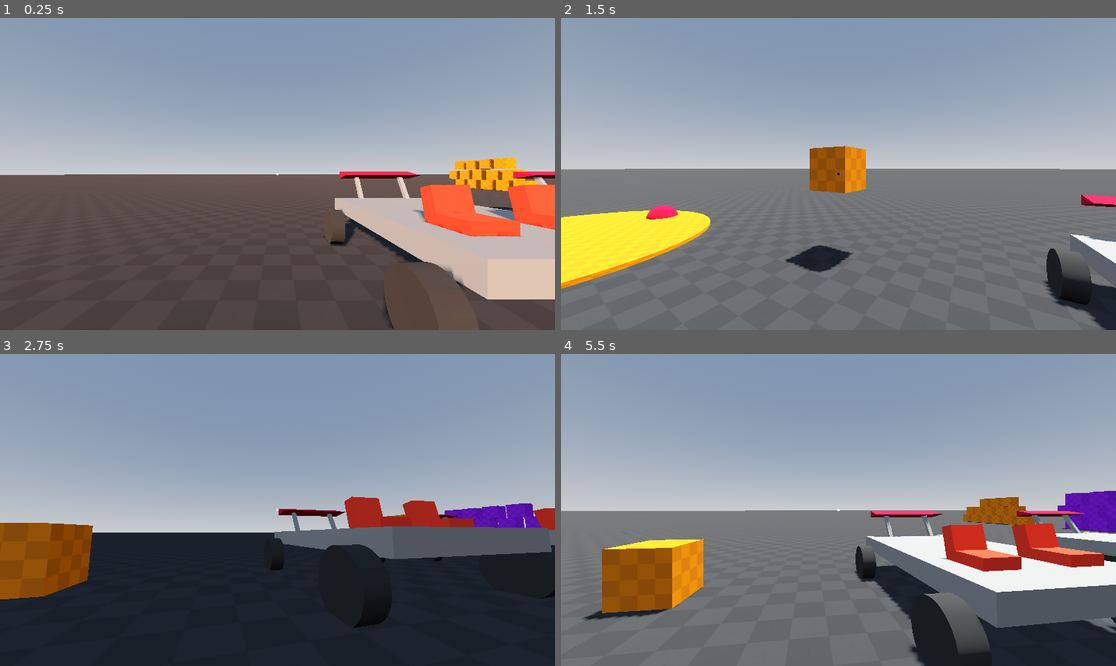
Above: before the commit, frames 1-4 (two rows, left to right).
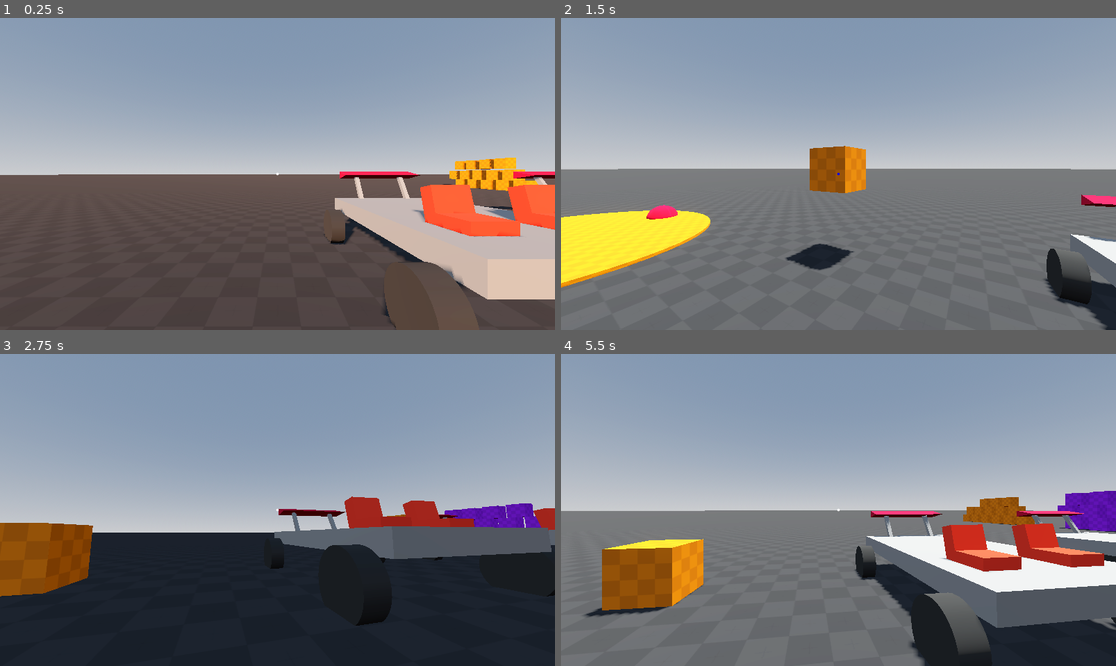
Above: after the commit, the same moments.

Repository: robb83/godot-multiplayer-sandbox-3d
Game: Godot game, scene res://scenes/levels/map_001.tscn
Same seed, same stepped clock (60 frames per second), same inputs: the game is played once before the commit and once after it. This scene is started directly instead of the project's main scene. Sound files missing from this copy of the repository are replaced by a short silence.
Inputs (mouse positions are in pixels of both pictures, inside the frame that each line leads up to):
- Up to frame 1 (0.25 s): no input
- Up to frame 2 (1.5 s): move the mouse to (866, 174) at 0.52 s; hold P (admin_time_speedup) from 0.53 s (still down); click (866, 174) at 0.6 s; tap Space (move_jump) at 0.77 s; move the mouse to (810, 174) at 1.27 s; right-click (810, 174) at 1.35 s
- Up to frame 3 (2.75 s): keep holding P (admin_time_speedup); tap Space (move_jump) at 1.52 s; move the mouse to (288, 503) at 2.02 s; hold Ctrl (move_crouch) from 2.03 s (still down)
- Up to frame 4 (5.5 s): keep holding P (admin_time_speedup); tap Enter at 2.75 s; move the mouse to (832, 516) at 2.77 s; release Ctrl (move_crouch) at 2.78 s; tap Shift (move_run) at 2.85 s; tap Space (move_jump) at 3.02, 3.77, 4.25, 4.52 s; move the mouse to (877, 513) at 3.52 s; tap F (vehicle_hazard) at 3.6 s; move the mouse to (794, 506) at 4.27 s; tap K (vehicle_highbeam) at 4.35 s; move the mouse to (844, 510) at 5.02 s; hold H (vehicle_horn) from 5.03 s (still down)

The runs differ from the first frame. In frame 1, less than 0.1% of the frame differs, in the area x 10-93%, y 50-100%; in frame 2, 0.5%; in frame 3, 0.2%; in frame 4, 0.7%, in the area x 3-100%, y 50-100%.

Commit message:
feat: ladder generator, surface tool helper

Diff:
--- a/objects/player.gd
+++ b/objects/player.gd
@@ -72,7 +72,7 @@
 		ray_cast_forward.visible = true
 		ray_cast_forward.enabled = true
 
-func _process(delta):
+func _process(_delta):
 	if is_multiplayer_authority():
 		if crouching and not player_input.crouching:
 			crouching = ray_cast_up.get_collider() != null
@@ -96,12 +96,14 @@
 
 		if vehicle_object:
 			crouching = true
-			position = position.move_toward(vehicle_object.to_global(vehicle_seat_transform.origin), 50 * delta)
+			var target_position = vehicle_object.to_global(vehicle_seat_transform.origin)
+			position = target_position
 			rotation.y = player_input.orientation.y + vehicle_object.rotation.y
 	else:
 		if vehicle_object:
 			crouching = true
-			position = position.move_toward(vehicle_object.to_global(vehicle_seat_transform.origin), 50 * delta)
+			var target_position = vehicle_object.to_global(vehicle_seat_transform.origin)
+			position = target_position
 			#TODO: need to rotate relative to vehicle?
 
 func _physics_process(delta):
--- a/objects/vehicle_car.gd
+++ b/objects/vehicle_car.gd
@@ -40,7 +40,7 @@
 @export var steering_scale = 0.5
 @export var gear_ratios := [-1.5, 0, 1.5, 1.75, 2.3, 2.7, 3.1]
 @export var shift_time := 0.2
-@export var engine_torque := 1500.0
+@export var engine_torque := 2000.0
 @export var handbrake_force := 75.0
 @export var brake_force := 50.0
 @export var engine_max_rpm := 7000.0
--- a/scenes/levels/map_001.tscn
+++ b/scenes/levels/map_001.tscn
@@ -8,6 +8,7 @@
 [ext_resource type="PackedScene" uid="uid://cj74uk6yjvcay" path="res://objects/static_garage.tscn" id="5_u1jbu"]
 [ext_resource type="PackedScene" uid="uid://b084jjum1hopk" path="res://objects/pickable_02.tscn" id="6_euqmx"]
 [ext_resource type="PackedScene" uid="uid://cod7e0gfcx0k5" path="res://objects/platform_tunnel.tscn" id="6_kkhy5"]
+[ext_resource type="Script" uid="uid://dg2j7sehqvg3l" path="res://scripts/platform_ladder.gd" id="7_fnru0"]
 [ext_resource type="PackedScene" uid="uid://crclfbh4hxcc5" path="res://objects/vehicle_car.tscn" id="9_rjccc"]
 [ext_resource type="PackedScene" uid="uid://bm5nwxv6k38v2" path="res://objects/pickable_03.tscn" id="9_y8wi5"]
 [ext_resource type="PackedScene" uid="uid://di8boooqu3i71" path="res://objects/pickable_04.tscn" id="10_fau81"]
@@ -45,6 +46,9 @@
 uv1_world_triplanar = true
 texture_filter = 5
 
+[sub_resource type="StandardMaterial3D" id="StandardMaterial3D_fnru0"]
+albedo_color = Color(1, 0.3647059, 0.29411766, 1)
+
 [node name="Map001" type="Node3D" unique_id=114530484]
 script = ExtResource("1_p83bx")
 
@@ -68,7 +72,7 @@
 [node name="StaticObjects" type="Node3D" parent="." unique_id=1871595820]
 
 [node name="WorldBoundary" type="StaticBody3D" parent="StaticObjects" unique_id=1280201624]
-transform = Transform3D(1, 0, 0, 0, 1, 0, 0, 0, 1, 0, -0.5, 0)
+transform = Transform3D(1, 0, 0, 0, 1, 0, 0, 0, 1, 0, -0.1, 0)
 
 [node name="CollisionShape3D" type="CollisionShape3D" parent="StaticObjects/WorldBoundary" unique_id=1628603585]
 shape = SubResource("WorldBoundaryShape3D_fau81")
@@ -79,7 +83,7 @@
 shape = SubResource("BoxShape3D_p83bx")
 
 [node name="MeshInstance3D" type="MeshInstance3D" parent="StaticObjects/Floor" unique_id=168930226]
-transform = Transform3D(1, 0, 0, 0, 1, 0, 0, 0, 1, 0.060582638, -0.01902628, 0.20469809)
+transform = Transform3D(1, 0, 0, 0, 1, 0, 0, 0, 1, -0.04177046, 0.022931576, 0.19079733)
 mesh = SubResource("BoxMesh_uftd1")
 surface_material_override/0 = SubResource("StandardMaterial3D_m58ms")
 
@@ -95,6 +99,16 @@
 [node name="PlatformTunnel" parent="StaticObjects" unique_id=469594147 instance=ExtResource("6_kkhy5")]
 transform = Transform3D(-4.371139e-08, 0, -1, 0, 1, 0, 1, 0, -4.371139e-08, 17, 0, 7)
 
+[node name="PlatformLadder" type="Node3D" parent="StaticObjects" unique_id=1007287459]
+transform = Transform3D(-1, 0, 8.742278e-08, 0, 1, 0, -8.742278e-08, 0, -1, 21, 0, -3.465073)
+script = ExtResource("7_fnru0")
+ladder_height = 4.5
+ladder_width = 0.6
+rung_spacing = 0.5
+rail_thickness = 0.1
+material = SubResource("StandardMaterial3D_fnru0")
+metadata/_custom_type_script = "uid://dg2j7sehqvg3l"
+
 [node name="DynamicObjects" type="Node3D" parent="." unique_id=749812872]
 
 [node name="Pickable01" parent="DynamicObjects" unique_id=561540773 instance=ExtResource("5_euqmx")]
--- /dev/null
+++ b/scripts/platform_ladder.gd
@@ -0,0 +1,163 @@
+@tool
+extends Node3D
+class_name PlatformLadder
+
+#TODO: Baking/Editor plugin
+
+@export_category("Ladder Settings")
+@export var ladder_height: float = 2.0:
+	set(value):
+		ladder_height = value
+		_mark_dirty()
+
+@export var ladder_width: float = 0.5:
+	set(value):
+		ladder_width = value
+		_mark_dirty()
+
+@export var rung_spacing: float = 0.3:
+	set(value):
+		rung_spacing = value
+		_mark_dirty()
+
+@export var rail_thickness: float = 0.05:
+	set(value):
+		rail_thickness = value
+		_mark_dirty()
+
+@export var material : Material = null:
+	set(value):
+		material = value
+		if mesh_instance_3d:
+			mesh_instance_3d.material_override = material
+
+var static_body_3d : StaticBody3D = null
+var mesh_instance_3d : MeshInstance3D = null
+var collider_shape_3d : CollisionShape3D = null
+var dirty : bool = true
+
+func _ready():
+	_generate()
+
+func _mark_dirty():
+	dirty = true
+	if is_inside_tree():
+		_generate()
+
+func _generate():
+	if not dirty:
+		return
+	dirty = false
+
+	if collider_shape_3d:
+		collider_shape_3d.queue_free()
+
+	if mesh_instance_3d:
+		mesh_instance_3d.queue_free()
+
+	mesh_instance_3d = MeshInstance3D.new()
+	mesh_instance_3d.material_override = material
+	mesh_instance_3d.mesh = _generate_mesh()
+
+	var shape = BoxShape3D.new()
+	shape.size = Vector3(ladder_width, ladder_height, rail_thickness)
+
+	collider_shape_3d = CollisionShape3D.new()
+	collider_shape_3d.shape = shape
+	collider_shape_3d.position = Vector3(ladder_width / 2.0, ladder_height / 2, rail_thickness / 2.0)
+
+	if not static_body_3d:
+		static_body_3d = StaticBody3D.new()
+		static_body_3d.add_to_group("ladder")
+		add_child(static_body_3d)
+
+	static_body_3d.add_child(collider_shape_3d)
+	static_body_3d.add_child(mesh_instance_3d)
+
+func _generate_mesh():
+	if rung_spacing <= 0:
+		return
+
+	var pole_offset = ladder_width - rail_thickness
+	var rung_count = int(ladder_height / (rung_spacing + rail_thickness))
+	var offset = ((ladder_height - (rung_count * (rung_spacing + rail_thickness))) / 2.0) + ((rung_spacing + rail_thickness) / 2.0)
+
+	var st = SurfaceToolBuilder.new()
+
+	# left pole top
+	st.add_vertex(Vector3(0, ladder_height, 0))
+	st.add_vertex(Vector3(0, ladder_height, rail_thickness))
+	var left_front = st.add_vertex(Vector3(rail_thickness, ladder_height, 0))
+	var left_back = st.add_vertex(Vector3(rail_thickness, ladder_height, rail_thickness))
+
+	# left pole bottom
+	st.add_vertex(Vector3(0, 0, 0))
+	st.add_vertex(Vector3(0, 0, rail_thickness))
+	var left_bottom_front = st.add_vertex(Vector3(rail_thickness, 0, 0))
+	var left_bottom_back = st.add_vertex(Vector3(rail_thickness, 0, rail_thickness))
+
+	# right pole top
+	var right_front = st.add_vertex(Vector3(pole_offset + 0, ladder_height, 0))
+	var right_back = st.add_vertex(Vector3(pole_offset + 0, ladder_height, rail_thickness))
+	st.add_vertex(Vector3(pole_offset + rail_thickness, ladder_height, 0))
+	st.add_vertex(Vector3(pole_offset + rail_thickness, ladder_height, rail_thickness))
+
+	# right pole bottom
+	var right_bottom_front = st.add_vertex(Vector3(pole_offset + 0, 0, 0))
+	var right_bottom_back = st.add_vertex(Vector3(pole_offset + 0, 0, rail_thickness))
+	st.add_vertex(Vector3(pole_offset + rail_thickness, 0, 0))
+	st.add_vertex(Vector3(pole_offset + rail_thickness, 0, rail_thickness))
+
+	# left pole faces
+	st.add_face([2,3,1,2,1,0]) # top cap
+	st.add_face([4,5,6,5,7,6]) # bottom cap
+	st.add_face([0,1,4,1,5,4]) # outer side
+	st.add_face([4,6,2,4,2,0]) # front side
+	st.add_face([1,3,5,3,7,5]) # back side
+	#st.add_face([6,7,3,6,3,2]) # inner side
+
+	# right pole faces
+	st.add_face([10,11,9,10,9,8]) # top cap
+	st.add_face([12,13,14,13,15,14]) # bottom cap
+	#st.add_face([8,9,12,9,13,12]) # inner side
+	st.add_face([12,14,10,12,10,8]) # front side
+	st.add_face([9,11,13,11,15,13]) # back side
+	st.add_face([14,15,11,14,11,10]) # outer side
+
+	for i in range(rung_count):
+		# left - rung top (1,2)
+		var left_rung_top_front = st.add_vertex(Vector3(rail_thickness, ladder_height - offset, 0))
+		var left_rung_top_back = st.add_vertex(Vector3(rail_thickness, ladder_height - offset, rail_thickness))
+
+		# right - rung top (3,4)
+		var right_rung_top_front = st.add_vertex(Vector3(pole_offset + 0, ladder_height - offset, 0))
+		var right_rung_top_back = st.add_vertex(Vector3(pole_offset + 0, ladder_height - offset, rail_thickness))
+
+		offset += rail_thickness
+
+		# left - rung bottom (5,6)
+		var left_rung_bottom_front = st.add_vertex(Vector3(rail_thickness, ladder_height - offset, 0))
+		var left_rung_bottom_back = st.add_vertex(Vector3(rail_thickness, ladder_height - offset, rail_thickness))
+
+		# right - rung bottom (7,8)
+		var right_rung_bottom_front = st.add_vertex(Vector3(pole_offset + 0, ladder_height - offset, 0))
+		var right_rung_bottom_back = st.add_vertex(Vector3(pole_offset + 0, ladder_height - offset, rail_thickness))
+
+		st.add_face([left_rung_top_front, left_rung_top_back, left_back, left_rung_top_front, left_back, left_front])
+		st.add_face([right_front, right_back, right_rung_top_front, right_back, right_rung_top_back, right_rung_top_front])
+		st.add_face([right_rung_top_front, right_rung_top_back, left_rung_top_back, right_rung_top_front, left_rung_top_back, left_rung_top_front])
+		st.add_face([left_rung_bottom_front, left_rung_bottom_back, right_rung_bottom_front, left_rung_bottom_back, right_rung_bottom_back, right_rung_bottom_front])
+		st.add_face([left_rung_bottom_front, right_rung_bottom_front, right_rung_top_front, left_rung_bottom_front, right_rung_top_front, left_rung_top_front])
+		st.add_face([left_rung_top_back, right_rung_top_back, left_rung_bottom_back, right_rung_top_back, right_rung_bottom_back, left_rung_bottom_back])
+
+		offset += rung_spacing
+		left_front = left_rung_bottom_front
+		left_back = left_rung_bottom_back
+		right_front = right_rung_bottom_front
+		right_back = right_rung_bottom_back
+
+	st.add_face([left_bottom_front, left_bottom_back, left_back, left_bottom_front, left_back, left_front])
+	st.add_face([right_front,right_back,right_bottom_front,right_back,right_bottom_back,right_bottom_front])
+
+	st.generate_normals()
+	return st.commit()
--- /dev/null
+++ b/scripts/suface_tool_builder.gd
@@ -0,0 +1,27 @@
+extends RefCounted
+class_name SurfaceToolBuilder
+
+var surface_tool : SurfaceTool = null
+var vertext_index : int = -1
+
+func _init() -> void:
+	surface_tool = SurfaceTool.new()
+	surface_tool.begin(Mesh.PRIMITIVE_TRIANGLES)
+
+func last_vertex_index():
+	return vertext_index
+
+func add_face(indecies : Array):
+	for i in indecies:
+		surface_tool.add_index(i)
+
+func add_vertex(vertex:Vector3) -> int:
+	vertext_index += 1
+	surface_tool.add_vertex(vertex)
+	return vertext_index
+
+func generate_normals():
+	surface_tool.generate_normals()
+
+func commit():
+	return surface_tool.commit()
Not shown, added: scripts/platform_ladder.gd.uid
Not shown, added: scripts/suface_tool_builder.gd.uid
